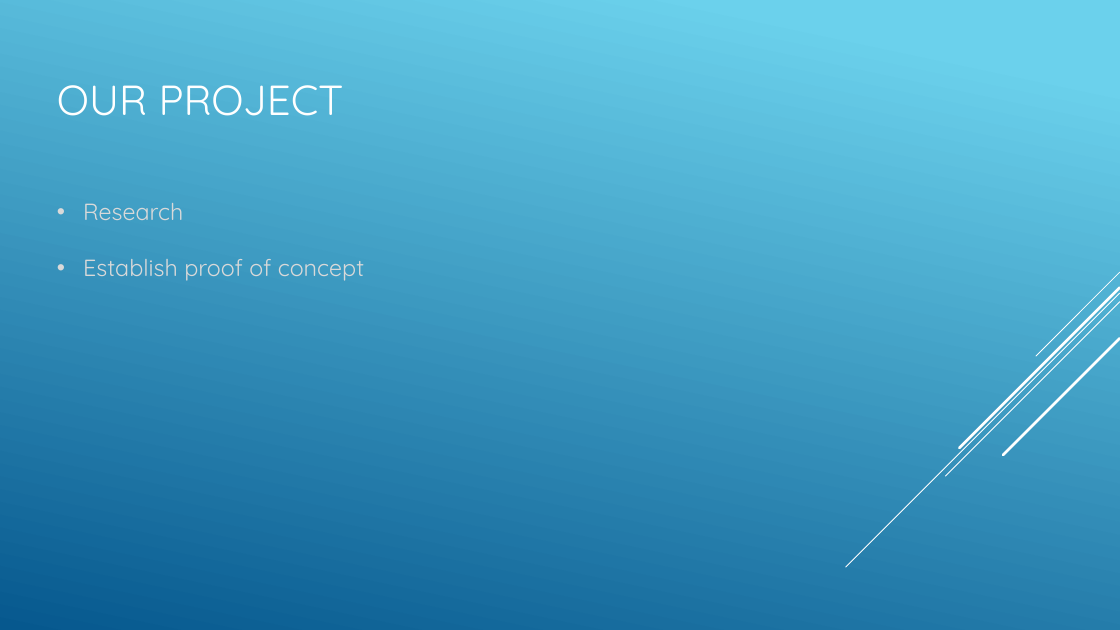
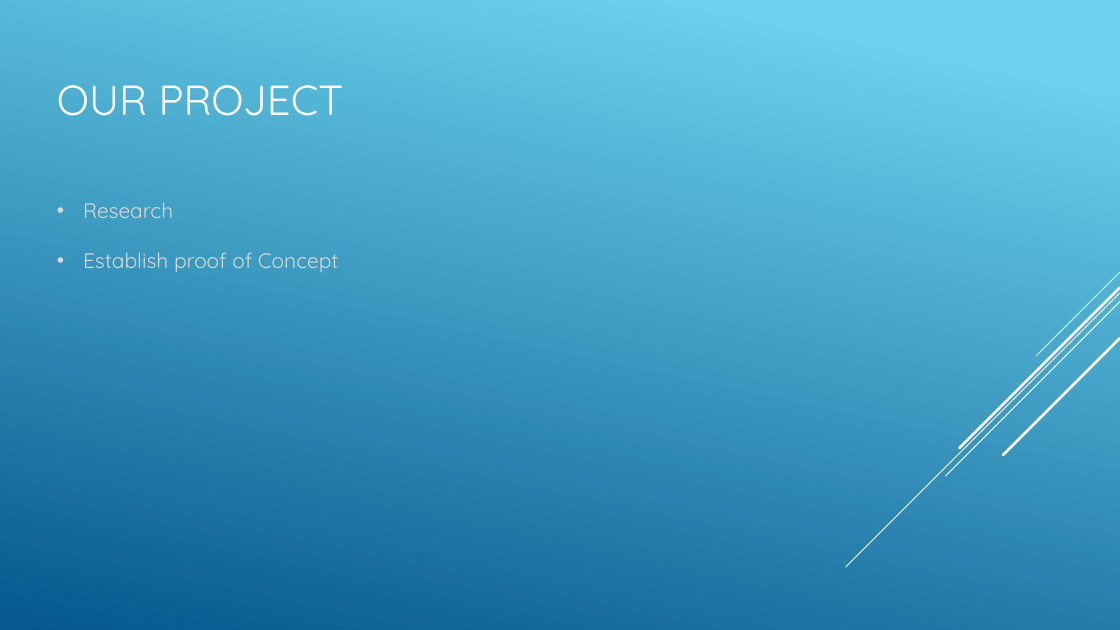
Before and after one commit to SDSMT-CSC464-F15/arm, a slide deck: slide 3 of Documents/ClientPresent2.pptx. Drawn at 1120x630 pixels with LibreOffice and Linux fonts; fonts in the diff are those of the drawing. Boxes give left, top, right and bottom in pixels: in the first picture for what was removed or moved away, otherwise in the second. Text is boxed around its words. In the diff, an @@ line names an element or a change of style, - is before the commit and + after.

```diff
--- a/Documents/ClientPresent2.pptx
+++ b/Documents/ClientPresent2.pptx
@@ text at (x1=83, y1=202, x2=173, y2=218): size 20 to 18 pt in "Research" @@
@@ text at (x1=83, y1=252, x2=339, y2=272): text changed; size 20 to 18 pt @@
-• Establish proof of concept
+• Establish proof of Concept
```
Also in this commit, not shown: 10 other slides changed.
